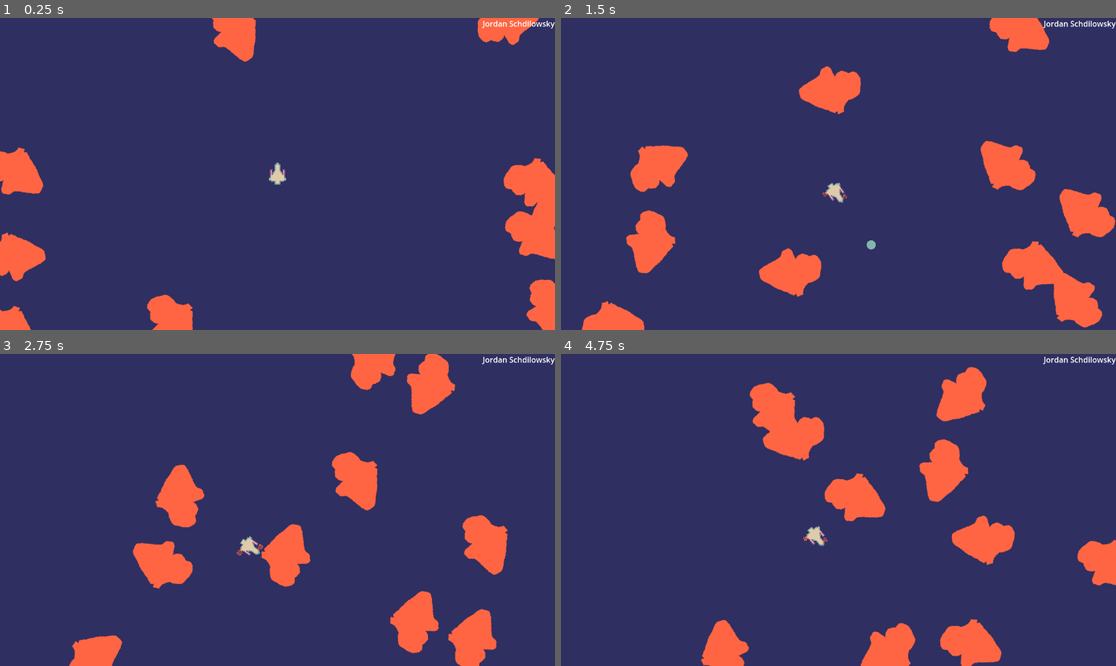
Above: before the commit, frames 1-4 (two rows, left to right).
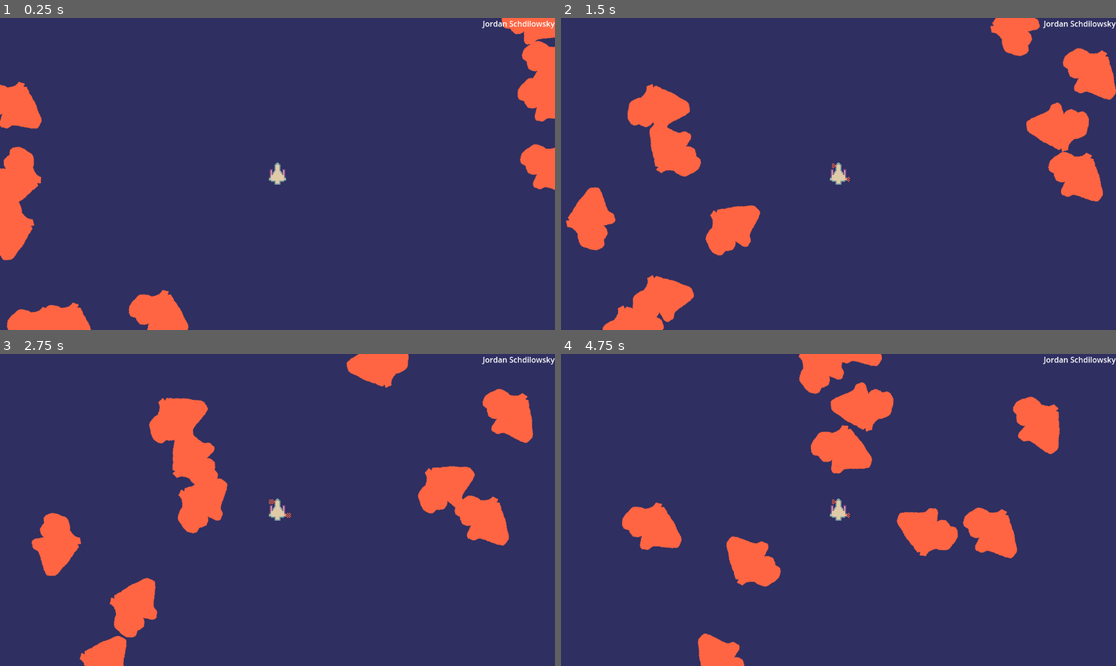
Above: after the commit, the same moments.

Repository: chii-vu/Grimlite
Game: Godot game, scene res://GameplayScene.tscn
Same seed, same stepped clock (60 frames per second), same inputs: the game is played once before the commit and once after it.
Inputs:
- Up to frame 1 (0.25 s): no input
- Up to frame 2 (1.5 s): hold Right 0.53-1.28 s; tap Space (Shoot) at 0.6, 1.35 s; hold Left from 1.28 s (still down)
- Up to frame 3 (2.75 s): release Left at 2.03 s; hold Right from 2.03 s (still down); tap Space (Shoot) at 2.1 s
- Up to frame 4 (4.75 s): tap Space (Shoot) at 2.85, 3.6, 4.35 s; release Right at 3.53 s; hold Left from 3.53 s (still down)

The runs differ from the first frame. In frame 1, 9.6% of the frame differs, in the area x 0-100%, y 0-100%; in frame 2, 18%; in frame 3, 17%; in frame 4, 17%.
Error after the commit: Invalid call. Nonexistent function 'apply_torque_impulse' in base 'CharacterBody2D (Player)'. (res://mvc/Game.gd:46)

Commit message:
modify MVC template node structure + naming

Diff:
--- a/mvc/Game.gd
+++ b/mvc/Game.gd
@@ -2,21 +2,22 @@
 class_name Game
 
 # This is the main 'controller' class
-
 @onready var local_player : Player = $LocalPlayer
-@onready var asteroids : Node2D = $AsteroidsHolderNode
-@onready var bullets : Node2D = $BulletsHolderNode
-@onready var asteroid_spawner_system : AsteroidSpawnerSystem = $AsteroidSpawnerSystem
+@onready var asteroids : Node2D = $EnemyHolderNode
+@onready var bullets : Node2D = $WeaponsHolderNode
+@onready var asteroid_spawner_system : EnemySpawnerSystem = $EnemySpawnerSystem
 
 @export var PlayerWarpTime : float = 5
 @export var BackwardsBulletThurst : float = 50
 @export var RotationSpeed : float = 3000.0
-@export var BulletPrefab : PackedScene
+@export var WhipPrefab : PackedScene
 
 func _ready() -> void:
 	# hookup the signal / custom callback for player hitting asteroids
 	# i prefer to do this in code...
-	local_player.body_entered.connect(self._on_asteroid_hit_local_player)
+
+	# local_player.body_entered.connect(self._on_asteroid_hit_local_player)
+	pass
 
 func _physics_process(delta: float) -> void:
 	# I like 'tick_game' better than physics process,
@@ -82,7 +83,7 @@
 	player.apply_central_impulse(dir * BackwardsBulletThurst)
 
 	# SPAWN BULLET
-	var new_bullet : Bullet = BulletPrefab.instantiate() as Bullet
+	var new_bullet : Whip = WhipPrefab.instantiate() as Whip
 	bullets.add_child(new_bullet)
 
 	# ( pass the bullet as well )
@@ -108,11 +109,11 @@
 		local_player.Dead = true
 		local_player.RespawnCounter = 5.0
 
-func _on_bullet_hit(hit_node:Node, bullet:Bullet) -> void:
+func _on_bullet_hit(hit_node:Node, bullet:Whip) -> void:
 	print("_on_bullet_hit")
-	if hit_node is Asteroid:
+	if hit_node is Eyeball:
 		# hit_node is an asteroid
-		print("bullet hit asteroid")
+		print("bullet hit eyeball")
 		# delete both
 		hit_node.queue_free()
 		bullet.queue_free()
--- a/mvc/Game.tscn
+++ b/mvc/Game.tscn
@@ -1,22 +1,23 @@
 [gd_scene load_steps=6 format=3 uid="uid://lsgfp2mh8rop"]
 
 [ext_resource type="Script" path="res://mvc/Game.gd" id="1_sb6n7"]
-[ext_resource type="PackedScene" uid="uid://b2v4afte3a5lg" path="res://mvc/model/Bullet.tscn" id="2_vfjbm"]
-[ext_resource type="Script" path="res://mvc/systems/AsteroidSpawnerSystem.gd" id="3_mvaxx"]
-[ext_resource type="PackedScene" uid="uid://bf87butm262kw" path="res://mvc/model/Asteroid.tscn" id="4_xhn5g"]
+[ext_resource type="PackedScene" uid="uid://b2v4afte3a5lg" path="res://mvc/model/weapon/Whip.tscn" id="2_vfjbm"]
+[ext_resource type="Script" path="res://mvc/systems/EnemySpawnerSystem.gd" id="3_mvaxx"]
+[ext_resource type="PackedScene" uid="uid://bf87butm262kw" path="res://mvc/model/enemy/Eyeball.tscn" id="4_xhn5g"]
 [ext_resource type="PackedScene" uid="uid://x363ipybqtxk" path="res://mvc/model/Player.tscn" id="5_f3cu6"]
 
 [node name="Game" type="Node"]
 script = ExtResource("1_sb6n7")
 PlayerWarpTime = 1.0
-BulletPrefab = ExtResource("2_vfjbm")
+WhipPrefab = ExtResource("2_vfjbm")
 
-[node name="AsteroidSpawnerSystem" type="Node" parent="."]
+[node name="EnemySpawnerSystem" type="Node" parent="."]
 script = ExtResource("3_mvaxx")
-AsteroidPrefab = ExtResource("4_xhn5g")
+EyeballPrefab = ExtResource("4_xhn5g")
 
 [node name="LocalPlayer" parent="." instance=ExtResource("5_f3cu6")]
+motion_mode = 1
 
-[node name="AsteroidsHolderNode" type="Node2D" parent="."]
+[node name="EnemyHolderNode" type="Node2D" parent="."]
 
-[node name="BulletsHolderNode" type="Node2D" parent="."]
+[node name="WeaponsHolderNode" type="Node2D" parent="."]
--- a/mvc/model/Player.gd
+++ b/mvc/model/Player.gd
@@ -1,4 +1,4 @@
-extends RigidBody2D
+extends CharacterBody2D
 class_name Player
 
 var TurningLeft : bool = false
@@ -10,7 +10,6 @@
 
 var TargetWarpLocation : Vector2 = Vector2.ZERO
 
-
 func _integrate_forces(state):
 	if not TargetWarpLocation.is_equal_approx(Vector2.ZERO):
 		position = TargetWarpLocation
--- a/mvc/model/Player.tscn
+++ b/mvc/model/Player.tscn
@@ -138,12 +138,7 @@
 "speed": 5.0
 }]
 
-[node name="Player" type="RigidBody2D"]
-gravity_scale = 0.0
-can_sleep = false
-contact_monitor = true
-max_contacts_reported = 2
-angular_damp = 6.0
+[node name="Player" type="CharacterBody2D"]
 script = ExtResource("1_i0ayj")
 
 [node name="CollisionShape2D" type="CollisionShape2D" parent="."]
--- a/mvc/views/AsteroidView.gd
+++ b/mvc/model/enemy/Eyeball.gd
@@ -1,14 +1,15 @@
-extends Node2D
-class_name AsteroidView
+extends RigidBody2D
+class_name Eyeball
 
 # Called when the node enters the scene tree for the first time.
 func _ready() -> void:
 	pass # Replace with function body.
 
-# Called when the node exits the scene tree
-func _exit_tree() -> void:
-	GlobalSoundsManager.sfx_explosion()
 
 # Called every frame. 'delta' is the elapsed time since the previous frame.
 func _process(delta: float) -> void:
 	pass
+
+
+func body_entered(node : Node ) -> void:
+	print("ASDFASDF")
--- a/mvc/model/Asteroid.tscn
+++ b/mvc/model/enemy/Eyeball.tscn
@@ -1,8 +1,8 @@
 [gd_scene load_steps=5 format=3 uid="uid://bf87butm262kw"]
 
-[ext_resource type="Script" path="res://mvc/model/Asteroid.gd" id="1_524nn"]
-[ext_resource type="Texture2D" uid="uid://cd35e3g7cv1o6" path="res://assets/Asteroid.png" id="2_jmnsq"]
-[ext_resource type="Script" path="res://mvc/views/AsteroidView.gd" id="2_k2phi"]
+[ext_resource type="Script" path="res://mvc/model/enemy/Eyeball.gd" id="1_23g8y"]
+[ext_resource type="Script" path="res://mvc/views/enemy/EyeballView.gd" id="2_rptv8"]
+[ext_resource type="Texture2D" uid="uid://cd35e3g7cv1o6" path="res://assets/Asteroid.png" id="3_ky6s5"]
 
 [sub_resource type="RectangleShape2D" id="RectangleShape2D_o5ywl"]
 size = Vector2(69, 87)
@@ -11,7 +11,7 @@
 collision_layer = 3
 collision_mask = 3
 gravity_scale = 0.0
-script = ExtResource("1_524nn")
+script = ExtResource("1_23g8y")
 
 [node name="CollisionShape2D" type="CollisionShape2D" parent="."]
 position = Vector2(0.5, 6.5)
@@ -19,9 +19,9 @@
 shape = SubResource("RectangleShape2D_o5ywl")
 
 [node name="AsteroidView" type="Node2D" parent="."]
-script = ExtResource("2_k2phi")
+script = ExtResource("2_rptv8")
 
 [node name="Sprite2D" type="Sprite2D" parent="AsteroidView"]
 modulate = Color(1, 0.396078, 0.258824, 1)
 position = Vector2(-1.12057e-05, -4.76837e-07)
-texture = ExtResource("2_jmnsq")
+texture = ExtResource("3_ky6s5")
--- a/mvc/model/Bullet.gd
+++ b/mvc/model/weapon/Whip.gd
@@ -1,2 +1,2 @@
 extends RigidBody2D
-class_name Bullet
+class_name Whip
--- a/mvc/model/Bullet.tscn
+++ b/mvc/model/weapon/Whip.tscn
@@ -1,8 +1,8 @@
 [gd_scene load_steps=5 format=3 uid="uid://b2v4afte3a5lg"]
 
-[ext_resource type="Script" path="res://mvc/model/Bullet.gd" id="1_ixd83"]
-[ext_resource type="Script" path="res://mvc/views/BulletView.gd" id="2_6ry5x"]
-[ext_resource type="Texture2D" uid="uid://bn1sr8sorcgry" path="res://assets/Circle 128x128.png" id="2_28f2t"]
+[ext_resource type="Script" path="res://mvc/model/weapon/Whip.gd" id="1_0u0op"]
+[ext_resource type="Script" path="res://mvc/views/weapon/WhipView.gd" id="2_7cmyk"]
+[ext_resource type="Texture2D" uid="uid://bn1sr8sorcgry" path="res://assets/Circle 128x128.png" id="3_rd0qh"]
 
 [sub_resource type="CircleShape2D" id="CircleShape2D_jd46a"]
 
@@ -13,15 +13,15 @@
 can_sleep = false
 contact_monitor = true
 max_contacts_reported = 2
-script = ExtResource("1_ixd83")
+script = ExtResource("1_0u0op")
 
 [node name="CollisionShape2D" type="CollisionShape2D" parent="."]
 shape = SubResource("CircleShape2D_jd46a")
 
 [node name="BulletView" type="Node2D" parent="."]
-script = ExtResource("2_6ry5x")
+script = ExtResource("2_7cmyk")
 
 [node name="Sprite2D" type="Sprite2D" parent="BulletView"]
 modulate = Color(0.509804, 0.713726, 0.67451, 1)
 scale = Vector2(0.15, 0.15)
-texture = ExtResource("2_28f2t")
+texture = ExtResource("3_rd0qh")
--- a/mvc/systems/AsteroidSpawnerSystem.gd
+++ b/mvc/systems/EnemySpawnerSystem.gd
@@ -1,7 +1,7 @@
 extends Node
-class_name AsteroidSpawnerSystem
+class_name EnemySpawnerSystem
 
-@export var AsteroidPrefab : PackedScene
+@export var EyeballPrefab : PackedScene
 @onready var RandomNumber : RandomNumberGenerator = RandomNumberGenerator.new()
 
 
@@ -26,7 +26,7 @@
 
 
 func spawn_asteroid(target_container:Node) -> void:
-	var new_asteroid = AsteroidPrefab.instantiate() as Asteroid
+	var new_asteroid = EyeballPrefab.instantiate() as Eyeball
 
 	# Randomize size by changing scale
 	# Can't scale rigidbody2d directly, instead sclae CollisionShape2D
--- a/mvc/model/Asteroid.gd
+++ b/mvc/views/enemy/EyeballView.gd
@@ -1,15 +1,14 @@
-extends RigidBody2D
-class_name Asteroid
+extends Node2D
+class_name EyeballView
 
 # Called when the node enters the scene tree for the first time.
 func _ready() -> void:
 	pass # Replace with function body.
 
+# Called when the node exits the scene tree
+func _exit_tree() -> void:
+	GlobalSoundsManager.sfx_explosion()
 
 # Called every frame. 'delta' is the elapsed time since the previous frame.
 func _process(delta: float) -> void:
 	pass
-
-
-func body_entered(node : Node ) -> void:
-	print("ASDFASDF")
--- a/mvc/views/BulletView.gd
+++ b/mvc/views/weapon/WhipView.gd
@@ -1,5 +1,5 @@
 extends Node2D
-class_name BulletView
+class_name WhipView
 
 
 # Called when the node enters the scene tree for the first time.
--- a/project.godot
+++ b/project.godot
@@ -10,7 +10,7 @@
 
 [application]
 
-config/name="Assignment2-Asteroids-Solution"
+config/name="grimlite"
 run/main_scene="res://GameplayScene.tscn"
 config/features=PackedStringArray("4.3", "GL Compatibility")
 config/icon="res://assets/icon.svg"
